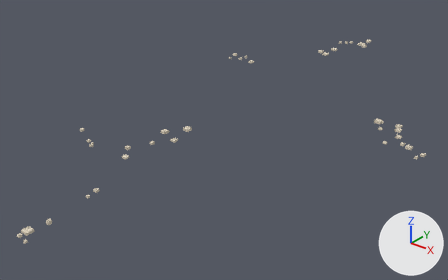
The glTF model cwplans/docklands/data/places/london/tiles/13-8198-6434.glb: old version first, new version second.
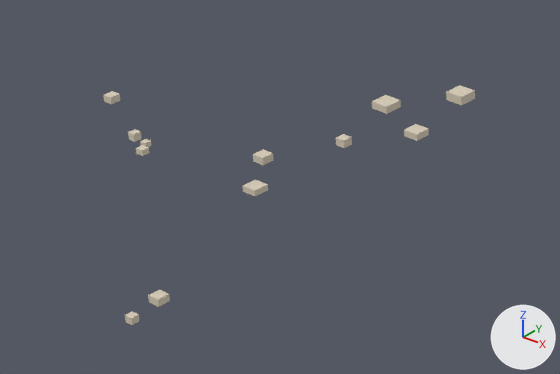
The first picture shows the older version from a 50 mm lens placed at (912.0, -1711.0, 900.0), pointed at (-340.0, -145.0, -71.0). The close-ups show the older and then the newer version on the part from 11% to 49% of the width and 36% to 76% of the height of that picture. Only the edits that show in the close-ups are written down. Every picture has the same lights, and +X, +Y and +Z are marked at lower right.
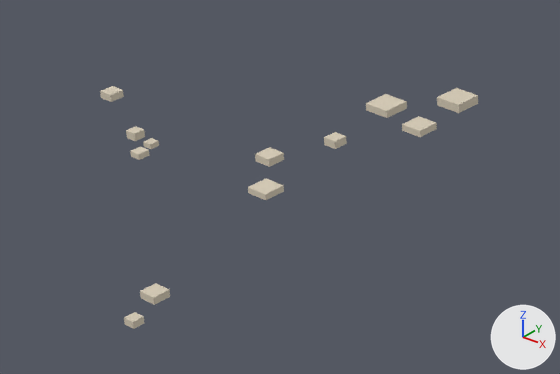
Pixel boxes (x1, y1, x2, y2) of what changed, in the close-ups (560 x 374 px):
'Mesh_0.025', moved, rescaled (180% wider, 67% taller)
    before: (125, 311, 139, 325)
    after: (366, 94, 407, 118)
'Mesh_0.032', moved, rescaled (not visible before)
    after: (437, 88, 478, 113)
'Mesh_0.019', moved, rescaled (33% narrower, 29% shorter)
    before: (446, 85, 475, 105)
    after: (130, 146, 149, 160)
'Mesh_0.024', moved, rescaled
    before: (148, 289, 170, 307)
    after: (324, 132, 347, 149)
'Mesh_0.030', moved, rescaled (not visible before)
    after: (248, 178, 284, 200)
'Mesh_0.018', moved, rescaled (26% narrower, 11% shorter)
    before: (242, 179, 268, 196)
    after: (126, 126, 145, 141)
'Mesh_0.031', moved, rescaled (not visible before)
    after: (402, 116, 437, 137)
'Mesh_0.036', moved, rescaled (not visible before)
    after: (140, 283, 170, 305)
'Mesh_0.023', moved, rescaled (not visible before)
    after: (255, 147, 284, 167)
'Mesh_0.022', moved, rescaled (not visible afterwards)
    before: (404, 124, 429, 141)
'Mesh_0.002', moved, rescaled (not visible before)
    after: (100, 86, 124, 102)
'Mesh_0.040', moved, rescaled (not visible before)
    after: (124, 312, 144, 329)
'Mesh_0.011', moved, rescaled (not visible afterwards)
    before: (253, 149, 273, 165)
'Mesh_0.017', moved, rescaled (not visible afterwards)
    before: (336, 134, 352, 148)
'Mesh_0.004', moved (not visible afterwards)
    before: (104, 91, 120, 104)
'Mesh_0.006', moved, rescaled (not visible afterwards)
    before: (128, 129, 142, 142)
'Mesh_0.020', moved, rescaled (not visible before)
    after: (143, 138, 159, 149)
'Mesh_0.008', moved (not visible afterwards)
    before: (136, 145, 150, 156)
'Mesh_0.007', moved, rescaled (not visible afterwards)
    before: (140, 139, 151, 147)

Diff of the bpy script that builds the scene:
```diff
--- a/cwplans/docklands/data/places/london/tiles/13-8198-6434.glb.py
+++ b/cwplans/docklands/data/places/london/tiles/13-8198-6434.glb.py
@@ ob_mesh_0_002 @@
 ob_mesh_0_002.parent = ob_node_0
-ob_mesh_0_002.location = (-696.9, 418.8, 9.757)
-ob_mesh_0_002.scale = (10.7, 10.7, 8.3)
+ob_mesh_0_002.location = (-674.7, -505.1, 3.857)
+ob_mesh_0_002.scale = (16.5, 16.5, 7.71)
@@ ob_mesh_0_004 @@
 ob_mesh_0_004.parent = ob_node_0
-ob_mesh_0_004.location = (-667.3, -511.1, 3.864)
+ob_mesh_0_004.location = (-692.5, 457.7, 9.888)
 ob_mesh_0_004.scale = (11.7, 11.7, 7.67)
@@ ob_mesh_0_006 @@
 ob_mesh_0_006.parent = ob_node_0
-ob_mesh_0_006.location = (-578.7, -555.6, 3.967)
-ob_mesh_0_006.scale = (8.86, 8.86, 8.28)
+ob_mesh_0_006.location = (68.4, 209.0, -6.102)
+ob_mesh_0_006.scale = (33.5, 33.5, 8.41)
@@ ob_mesh_0_007 @@
 ob_mesh_0_007.parent = ob_node_0
-ob_mesh_0_007.location = (-559.4, -558.4, 3.665)
-ob_mesh_0_007.scale = (7.42, 7.42, 5.33)
+ob_mesh_0_007.location = (113.9, 154.3, -4.797)
+ob_mesh_0_007.scale = (17.9, 17.9, 6.22)
@@ ob_mesh_0_008 @@
 ob_mesh_0_008.parent = ob_node_0
-ob_mesh_0_008.location = (-549.2, -571.0, 3.634)
+ob_mesh_0_008.location = (99.91, 206.4, -5.415)
 ob_mesh_0_008.scale = (8.96, 8.96, 6.06)
@@ ob_mesh_0_011 @@
 ob_mesh_0_011.parent = ob_node_0
-ob_mesh_0_011.location = (-449.6, -504.8, 0.621)
-ob_mesh_0_011.scale = (13.8, 13.8, 7.73)
+ob_mesh_0_011.location = (159.5, 210.0, -4.969)
+ob_mesh_0_011.scale = (25.1, 25.1, 7.15)
@@ ob_mesh_0_017 @@
 ob_mesh_0_017.parent = ob_node_0
-ob_mesh_0_017.location = (-415.5, -428.0, -1.014)
-ob_mesh_0_017.scale = (11.0, 11.0, 8.27)
+ob_mesh_0_017.location = (312.2, 49.63, -1.179)
+ob_mesh_0_017.scale = (19.0, 19.0, 7.47)
@@ ob_mesh_0_018 @@
 ob_mesh_0_018.parent = ob_node_0
-ob_mesh_0_018.location = (-409.2, -553.2, 0.454)
-ob_mesh_0_018.scale = (16.7, 16.7, 6.28)
+ob_mesh_0_018.location = (-581.4, -552.5, 3.888)
+ob_mesh_0_018.scale = (12.5, 12.5, 8.31)
@@ ob_mesh_0_019 @@
 ob_mesh_0_019.parent = ob_node_0
-ob_mesh_0_019.location = (-399.0, -272.6, -2.913)
-ob_mesh_0_019.scale = (21.2, 21.2, 9.51)
+ob_mesh_0_019.location = (-546.8, -576.7, 3.606)
+ob_mesh_0_019.scale = (12.7, 12.7, 6.13)
@@ ob_mesh_0_020 @@
 ob_mesh_0_020.parent = ob_node_0
-ob_mesh_0_020.location = (-381.4, 967.8, 4.924)
-ob_mesh_0_020.scale = (28.6, 28.6, 7.69)
+ob_mesh_0_020.location = (-555.2, -555.2, 3.476)
+ob_mesh_0_020.scale = (10.5, 10.5, 5.39)
@@ ob_mesh_0_022 @@
 ob_mesh_0_022.parent = ob_node_0
-ob_mesh_0_022.location = (-375.6, -365.6, -2.321)
-ob_mesh_0_022.scale = (17.3, 17.3, 7.16)
+ob_mesh_0_022.location = (-476.9, 918.0, 7.587)
+ob_mesh_0_022.scale = (16.6, 16.6, 8.31)
@@ ob_mesh_0_023 @@
 ob_mesh_0_023.parent = ob_node_0
-ob_mesh_0_023.location = (-356.6, 948.5, 3.68)
-ob_mesh_0_023.scale = (16.2, 16.2, 8.11)
+ob_mesh_0_023.location = (-445.6, -500.1, 0.384)
+ob_mesh_0_023.scale = (19.6, 19.6, 7.82)
@@ ob_mesh_0_024 @@
 ob_mesh_0_024.parent = ob_node_0
-ob_mesh_0_024.location = (-315.5, -752.1, 5.201)
-ob_mesh_0_024.scale = (12.5, 12.5, 6.94)
+ob_mesh_0_024.location = (-422.9, -432.6, -0.894)
+ob_mesh_0_024.scale = (15.6, 15.6, 8.35)
@@ ob_mesh_0_025 @@
 ob_mesh_0_025.parent = ob_node_0
-ob_mesh_0_025.location = (-306.6, -789.1, 6.064)
-ob_mesh_0_025.scale = (8.18, 8.18, 6.68)
+ob_mesh_0_025.location = (-441.2, -340.0, -2.067)
+ob_mesh_0_025.scale = (29.6, 29.6, 8.06)
@@ ob_mesh_0_030 @@
 ob_mesh_0_030.parent = ob_node_0
-ob_mesh_0_030.location = (81.78, 203.9, -5.762)
-ob_mesh_0_030.scale = (23.7, 23.7, 8.28)
+ob_mesh_0_030.location = (-399.7, -548.5, 0.09)
+ob_mesh_0_030.scale = (23.6, 23.6, 6.39)
@@ ob_mesh_0_031 @@
 ob_mesh_0_031.parent = ob_node_0
-ob_mesh_0_031.location = (97.51, 205.4, -5.402)
-ob_mesh_0_031.scale = (5.88, 5.88, 6.07)
+ob_mesh_0_031.location = (-382.2, -354.0, -2.354)
+ob_mesh_0_031.scale = (24.5, 24.5, 7.08)
@@ ob_mesh_0_032 @@
 ob_mesh_0_032.parent = ob_node_0
-ob_mesh_0_032.location = (115.0, 150.5, -4.696)
-ob_mesh_0_032.scale = (12.7, 12.7, 6.17)
+ob_mesh_0_032.location = (-393.1, -284.0, -2.881)
+ob_mesh_0_032.scale = (30.0, 30.0, 9.46)
@@ ob_mesh_0_036 @@
 ob_mesh_0_036.parent = ob_node_0
-ob_mesh_0_036.location = (193.5, 126.9, -3.939)
-ob_mesh_0_036.scale = (17.4, 17.4, 6.16)
+ob_mesh_0_036.location = (-323.8, -749.4, 5.023)
+ob_mesh_0_036.scale = (17.6, 17.6, 7.02)
@@ ob_mesh_0_040 @@
 ob_mesh_0_040.parent = ob_node_0
-ob_mesh_0_040.location = (312.1, 42.92, -1.044)
-ob_mesh_0_040.scale = (13.4, 13.4, 7.39)
+ob_mesh_0_040.location = (-302.5, -790.4, 6.056)
+ob_mesh_0_040.scale = (11.6, 11.6, 6.72)
```
